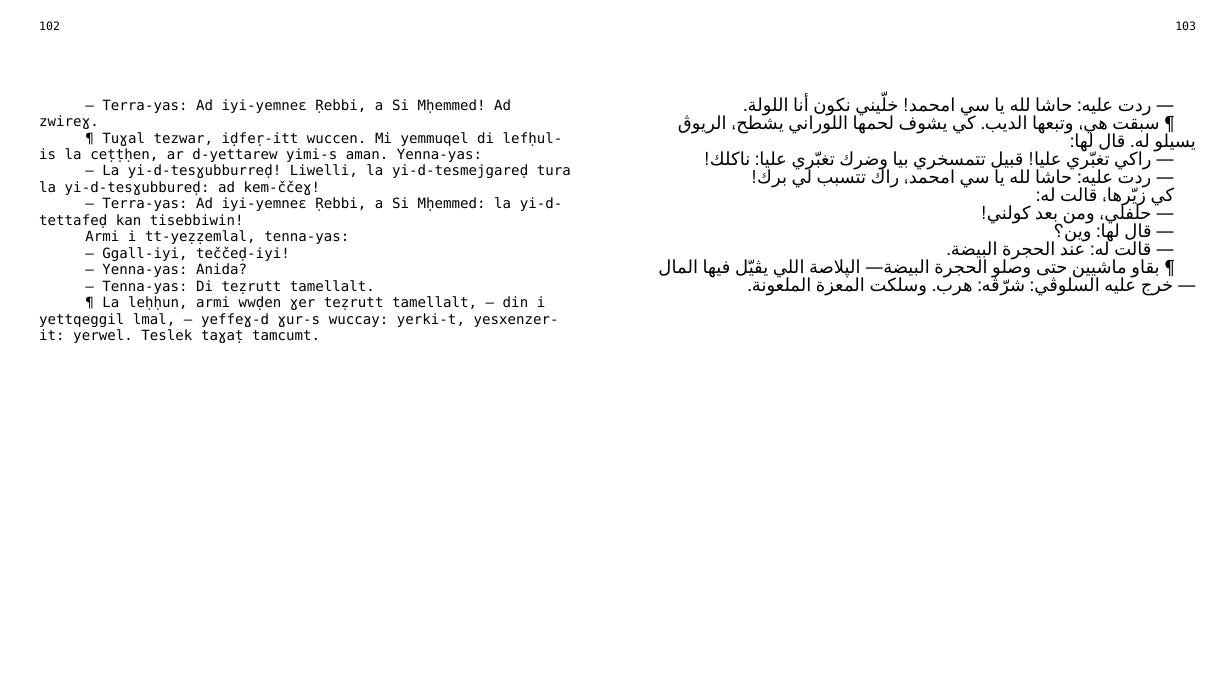
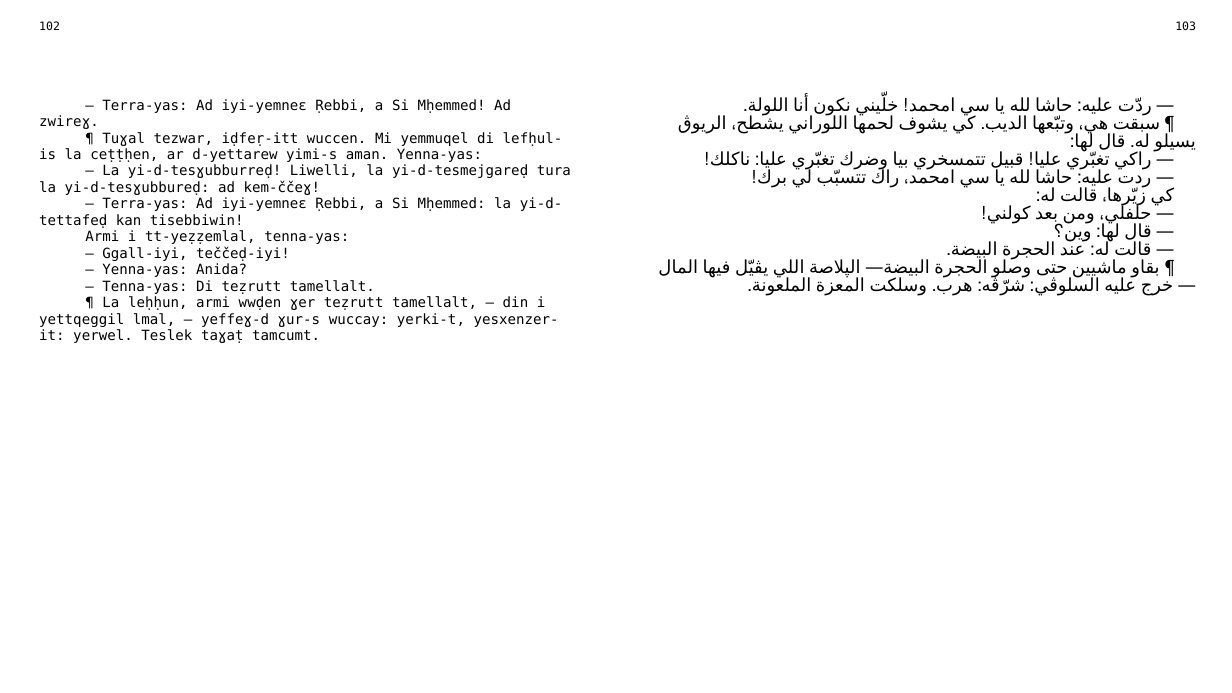
Before and after one commit to sferhah/tamacahut_n_wuccen, a slide deck: slide 49 of Uccen.ConsoleApp/Resources/pptx/uccen.arq.pptx. Drawn at 1232x693 pixels with LibreOffice and Linux fonts; fonts in the diff are those of the drawing. Boxes give left, top, right and bottom in pixels: in the first picture for what was removed or moved away, otherwise in the second. Text is boxed around its words. In the diff, an @@ line names an element or a change of style, - is before the commit and + after.

```diff
--- a/Uccen.ConsoleApp/Resources/pptx/uccen.arq.pptx
+++ b/Uccen.ConsoleApp/Resources/pptx/uccen.arq.pptx
@@ table at [30, 15, 1205, 668] @@
-row 3, column 3: — ردت عليه: حاشا لله يا سي امحمد! خلّيني نكون أنا اللولة. / ¶ سبقت هي، وتبعها الديب. كي يشوف لحمها اللوراني يشطح، الريوڨ يسيلو له. قال لها: / — راكي تغبّري عليا! قبيل تتمسخري بيا وضرك تغبّري عليا: ناكلك! / — ردت عليه: حاشا لله يا سي امحمد، راك تتسبب لي برك! / كي زيّرها، قالت له: / — حلفلي، ومن بعد كولني! / — قال لها: وين؟ / — قالت له: عند الحجرة البيضة. / ¶ بقاو ماشيين حتى وصلو الحجرة البيضة— الپلاصة اللي يڨيّل فيها المال— خرج عليه السلوڨي: شرّڨه: هرب. وسلكت المعزة الملعونة.
+row 3, column 3: — ردّت عليه: حاشا لله يا سي امحمد! خلّيني نكون أنا اللولة. / ¶ سبقت هي، وتبّعها الديب. كي يشوف لحمها اللوراني يشطح، الريوڨ يسيلو له. قال لها: / — راكي تغبّري عليا! قبيل تتمسخري بيا وضرك تغبّري عليا: ناكلك! / — ردت عليه: حاشا لله يا سي امحمد، راك تتسبّب لي برك! / كي زيّرها، قالت له: / — حلفلي، ومن بعد كولني! / — قال لها: وين؟ / — قالت له: عند الحجرة البيضة. / ¶ بقاو ماشيين حتى وصلو الحجرة البيضة— الپلاصة اللي يڨيّل فيها المال— خرج عليه السلوڨي: شرّڨه: هرب. وسلكت المعزة الملعونة.
```
Also in this commit, not shown: 1 other slide changed, 1 other file.
